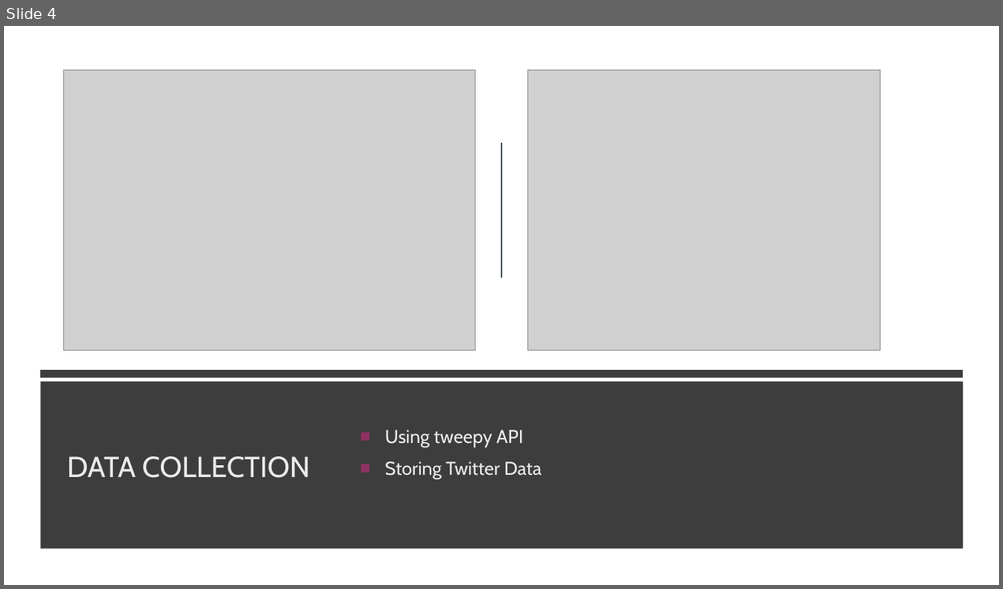
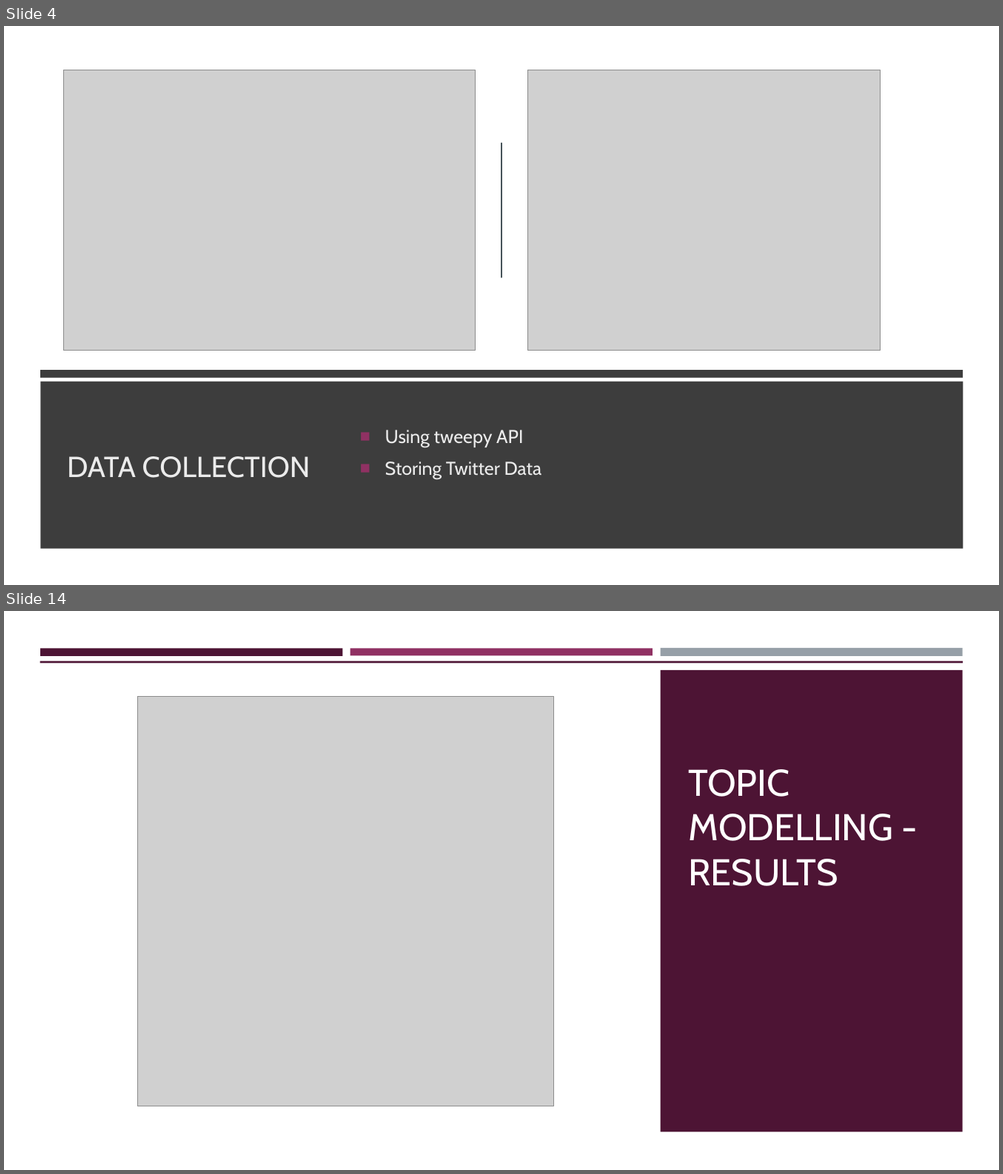
Before and after one commit to noah-sheldon/thesis_msc, a slide deck: Public Sentiment on Social Media-Noah.pptx. Shown one above the other, each under a label of ours: slide 4 before the commit, slides 4 and 14 after it; the slides between them are not shown. The pictures are 1003x589 and 1003x1174 pixels, drawn with LibreOffice and Linux fonts; fonts in the diff are those of the drawing; grey boxes stand for pictures. Boxes give left, top, right and bottom in pixels: in the first picture for what was removed or moved away, otherwise in the second. Text is boxed around its words. In the diff, an @@ line names an element or a change of style, - is before the commit and + after.

```diff
--- a/Public Sentiment on Social Media-Noah.pptx
+++ b/Public Sentiment on Social Media-Noah.pptx
@@ slide 14 added at [4, 611, 999, 1170], background #FFFFFF @@
@@ rectangle added at [40, 648, 343, 655], fill #4D1434 @@
@@ rectangle added at [350, 648, 652, 655], fill #903163 @@
@@ rectangle added at [660, 648, 962, 657], fill #969FA7 @@
@@ rectangle added at [4, 664, 999, 1170], fill #FFFFFF @@
@@ rectangle added at [40, 661, 963, 758], fill #4D1434 @@
@@ rectangle added at [660, 670, 962, 1133], fill #4D1434 @@
@@ picture added at [138, 697, 554, 1107] @@
@@ title added at [688, 769, 893, 886], 36 pt, text #FFFFFF @@
+TOPIC MODELLING - RESULTS
```
Also in this commit, not shown: 5 slides changed, 11 other slides added, 1 slide removed.
